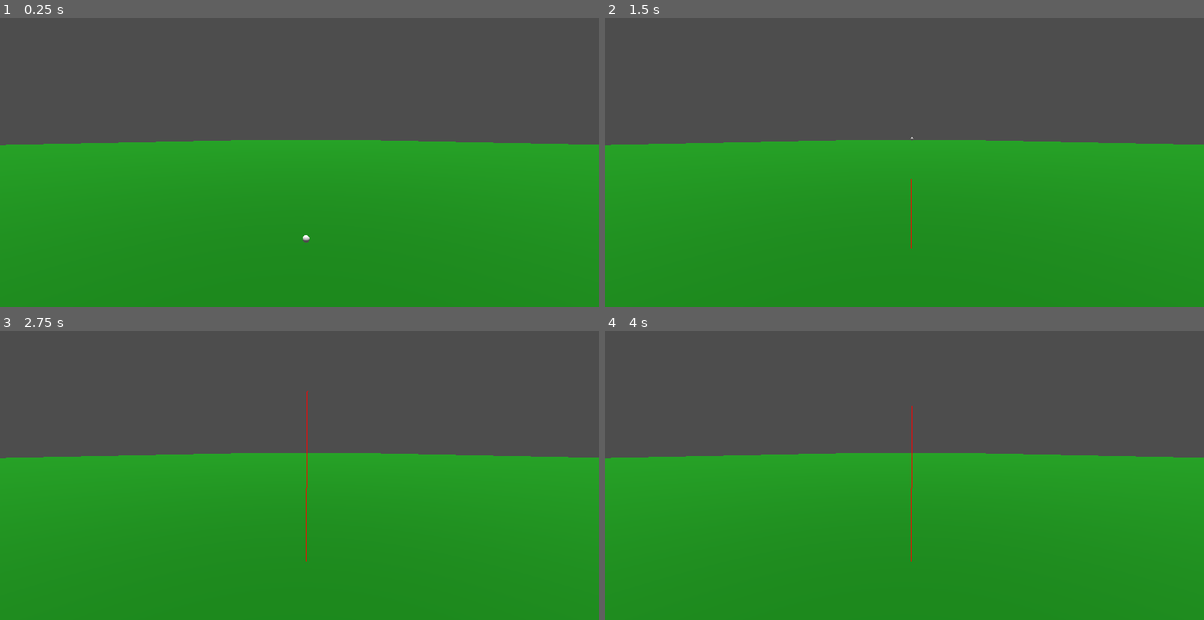
Above: before the commit, frames 1-4 (two rows, left to right).
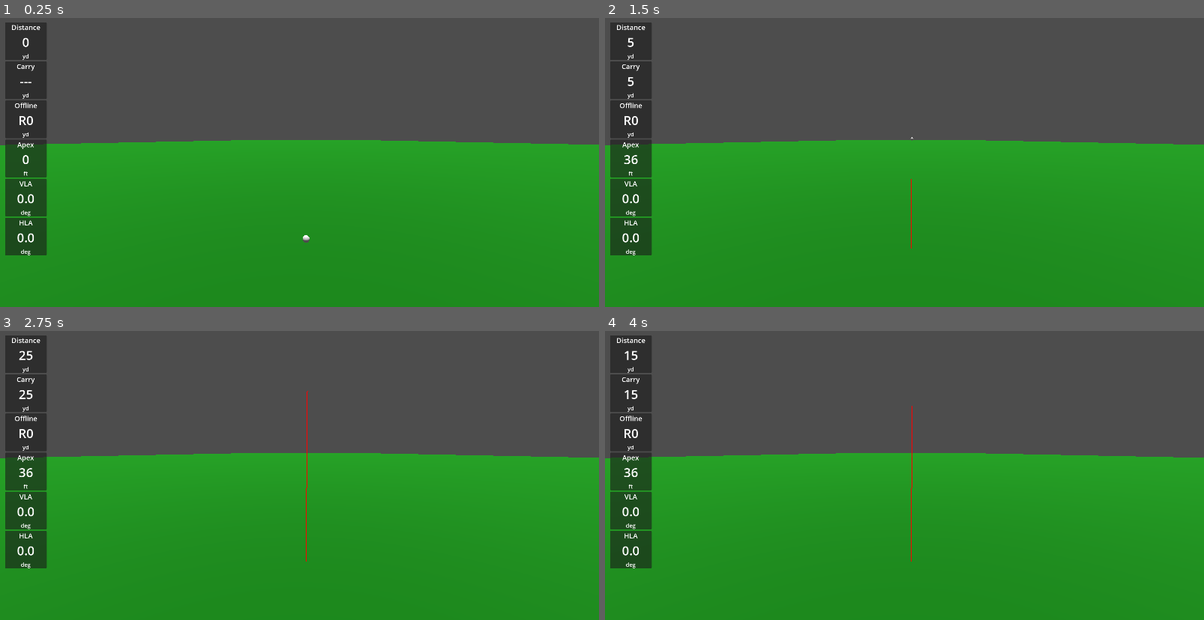
Above: after the commit, the same moments.

Repository: jhauck2/JaySimG
Game: Godot game, scene res://Courses/Range/range.tscn
Same seed, same stepped clock (60 frames per second), same inputs: the game is played once before the commit and once after it.
Inputs:
- Up to frame 1 (0.25 s): no input
- Up to frame 2 (1.5 s): tap H (hit) at 0.6, 1.35 s
- Up to frame 3 (2.75 s): tap Enter at 2 s; tap H (hit) at 2.1 s
- Up to frame 4 (4 s): tap R (reset) at 2.75 s; tap H (hit) at 2.85, 3.6 s

The runs differ from the first frame. In frame 1, 5.3% of the frame differs, in the area x 0-8%, y 1-83%; in frame 2, 5.3%; in frame 3, 5.3%; in frame 4, 5.3%.
Error before the commit: Attempt to call function 'set_data' in base 'null instance' on a null instance. (res://Courses/Range/range.gd:28)

Commit message:
fixed issues from re-organizing folders

Diff:
--- a/Courses/Range/range.tscn
+++ b/Courses/Range/range.tscn
@@ -1,9 +1,9 @@
 [gd_scene load_steps=9 format=3 uid="uid://b1idtxfp7eoke"]
 
-[ext_resource type="Script" uid="uid://c4whkfuiysonu" path="res://range.gd" id="1_sunpe"]
-[ext_resource type="Script" uid="uid://bg5tbfjpq3flx" path="res://tcp_client.gd" id="2_d1a0v"]
-[ext_resource type="PackedScene" uid="uid://w55fmvo7ly8g" path="res://golf_ball.tscn" id="3_4jr3s"]
-[ext_resource type="PackedScene" uid="uid://blo3acl1xad3i" path="res://range_ui.tscn" id="4_d1a0v"]
+[ext_resource type="Script" uid="uid://c4whkfuiysonu" path="res://Courses/Range/range.gd" id="1_sunpe"]
+[ext_resource type="Script" uid="uid://bg5tbfjpq3flx" path="res://TCP/tcp_client.gd" id="2_d1a0v"]
+[ext_resource type="PackedScene" uid="uid://w55fmvo7ly8g" path="res://Ball/golf_ball.tscn" id="3_4jr3s"]
+[ext_resource type="PackedScene" uid="uid://da1vsfwmbk8vw" path="res://UI/range_ui.tscn" id="4_d1a0v"]
 
 [sub_resource type="Environment" id="Environment_sunpe"]
 ambient_light_color = Color(1, 1, 1, 1)
--- a/UI/range_ui.tscn
+++ b/UI/range_ui.tscn
@@ -1,7 +1,7 @@
 [gd_scene load_steps=3 format=3 uid="uid://da1vsfwmbk8vw"]
 
-[ext_resource type="Script" uid="uid://dginc6hghigy3" path="res://range_ui.gd" id="1_kur1t"]
-[ext_resource type="PackedScene" uid="uid://bddtxjxvxchd0" path="res://data_panel.tscn" id="1_q72xt"]
+[ext_resource type="Script" uid="uid://dginc6hghigy3" path="res://UI/range_ui.gd" id="1_kur1t"]
+[ext_resource type="PackedScene" uid="uid://bxqjwaed60ykh" path="res://UI/data_panel.tscn" id="1_q72xt"]
 
 [node name="RangeUI" type="MarginContainer"]
 anchors_preset = 15
